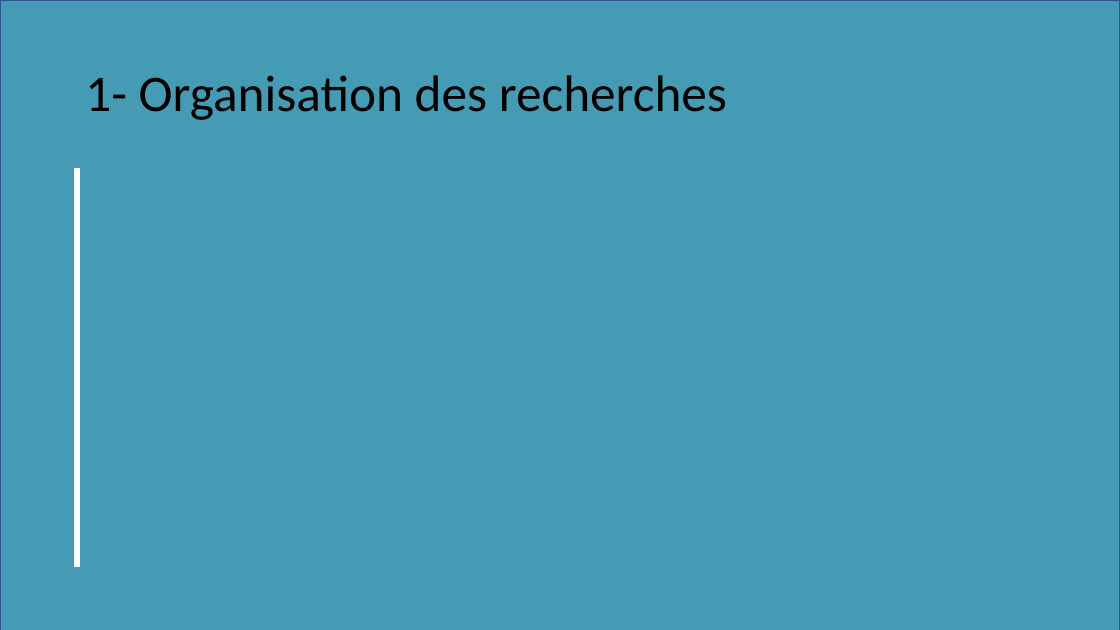
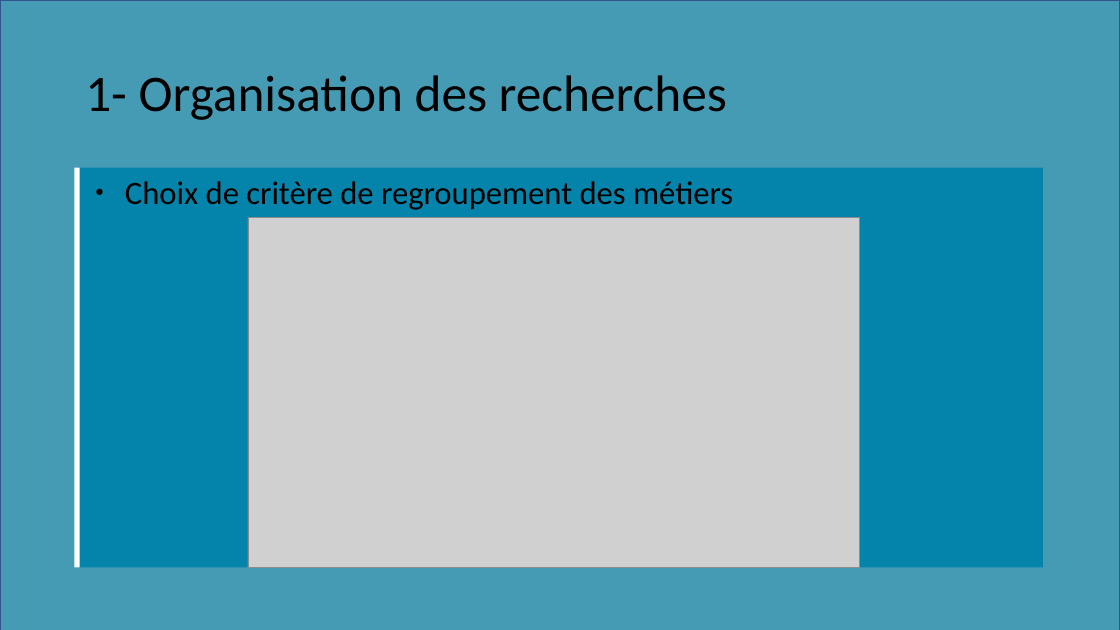
Before and after one commit to fc106656/PPP, a slide deck: slide 2 of diapo.pptx. Drawn at 1120x630 pixels with LibreOffice and Linux fonts; fonts in the diff are those of the drawing; grey boxes stand for pictures. Boxes give left, top, right and bottom in pixels: in the first picture for what was removed or moved away, otherwise in the second. Text is boxed around its words. In the diff, an @@ line names an element or a change of style, - is before the commit and + after.

```diff
--- a/diapo.pptx
+++ b/diapo.pptx
@@ rectangle at box(0, 0, 1120, 630): outline #325491 1 pt to #325490 2 pt @@
@@ text added at box(77, 168, 1044, 568), fill #0484AA, 28 pt, text #000000 @@
+● Choix de critère de regroupement des métiers
@@ picture added at box(248, 218, 860, 567) @@
```
Also in this commit, not shown: 5 other slides changed.
